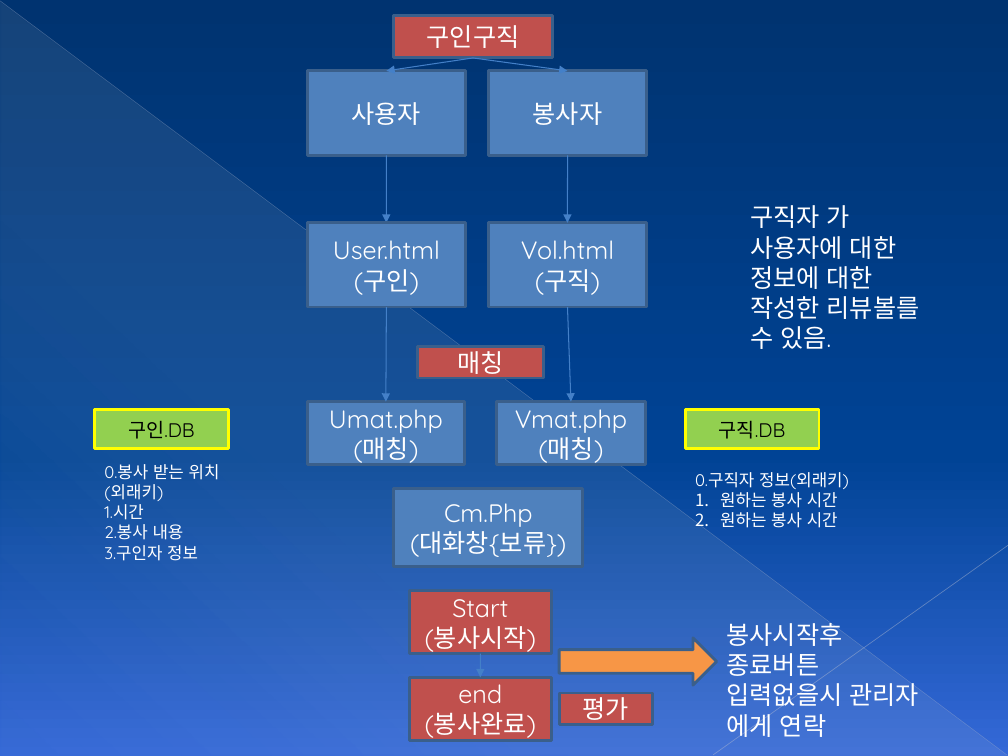
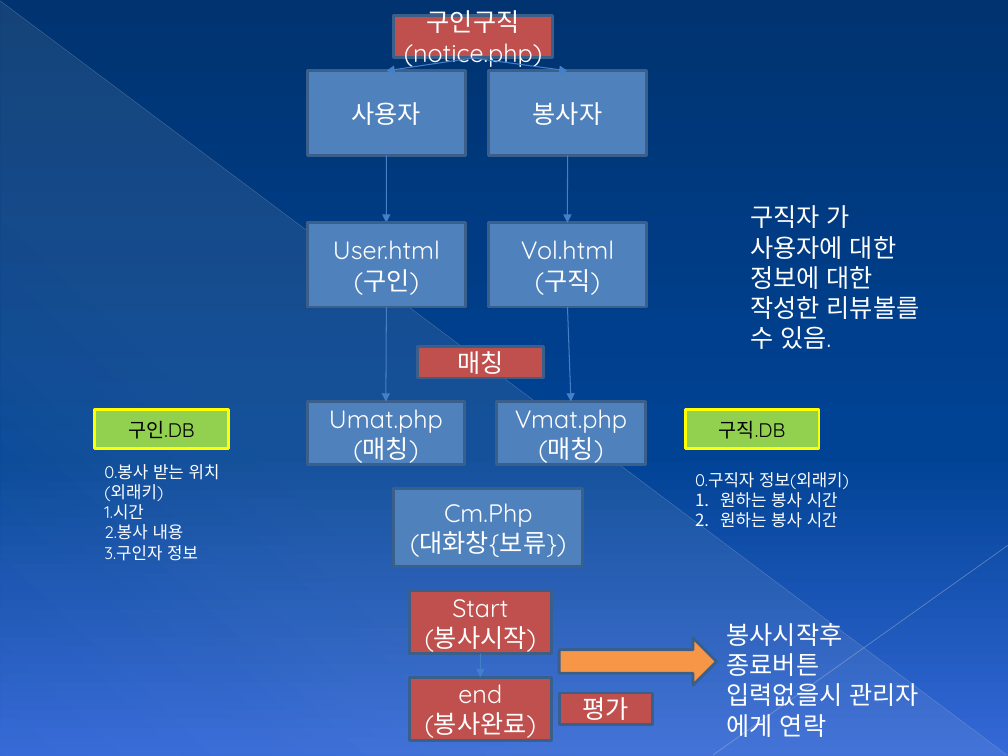
Before and after one commit to HighWoo/HelpingProject-php-mysql, a slide deck: slide 4 of 헬핑프로그램구조.pptx. Drawn at 1008x756 pixels with LibreOffice and Linux fonts; fonts in the diff are those of the drawing. Boxes give left, top, right and bottom in pixels: in the first picture for what was removed or moved away, otherwise in the second. Text is boxed around its words. In the diff, an @@ line names an element or a change of style, - is before the commit and + after.

```diff
--- a/헬핑프로그램구조.pptx
+++ b/헬핑프로그램구조.pptx
@@ text in rectangle at (404, 43, 542, 68): paragraph added @@
+(notice.php)
```
Also in this commit, not shown: 3 other files.
